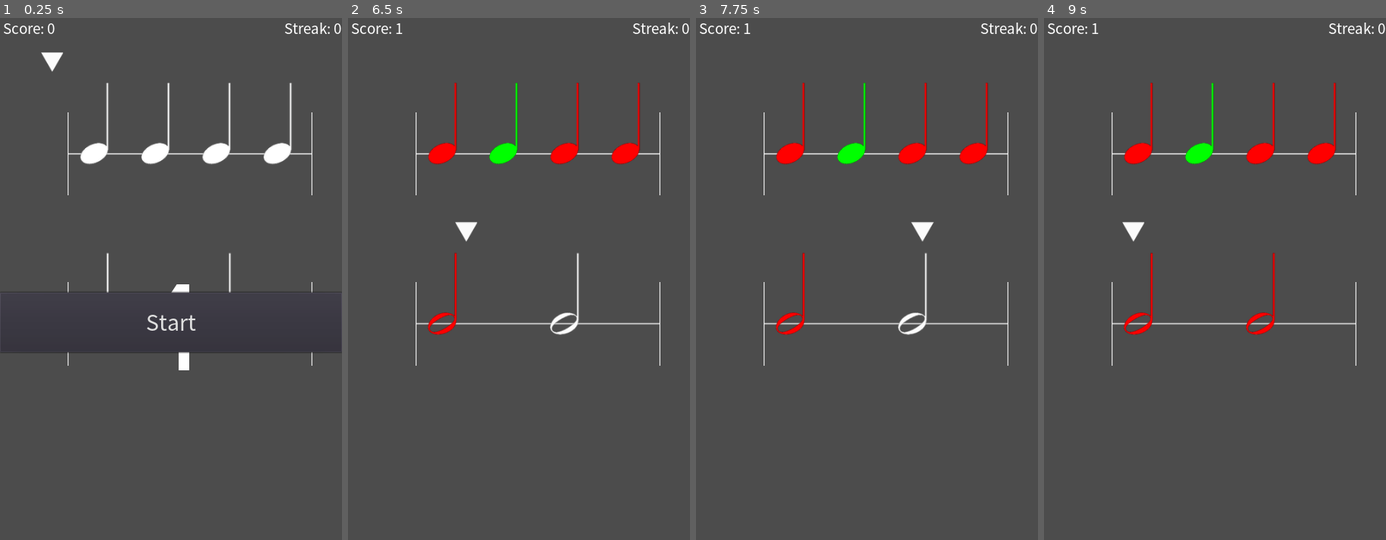
Above: before the commit, frames 1-4 (left to right).
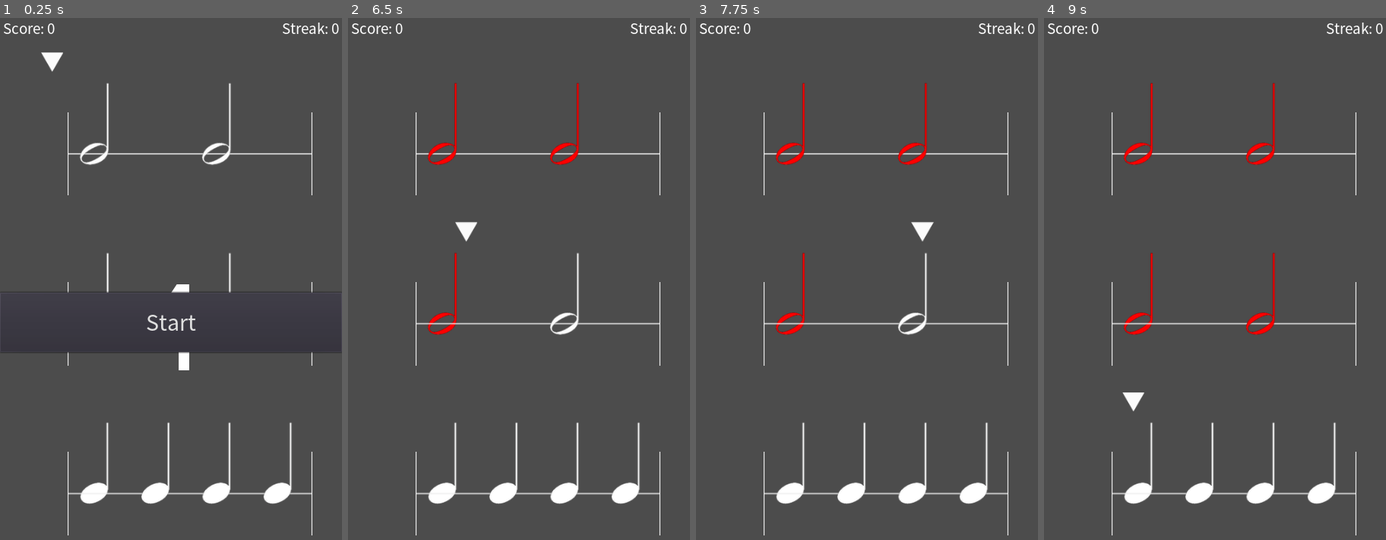
Above: after the commit, the same moments.

Repository: HaMM4R/RhythmTrainGodot
Game: Godot game, scene res://scenes/PlayScene/PlayScene.tscn
The game is run twice, just before and just after one commit, with the same random seed, the same clock (stepped at 60 frames per second) and the same inputs.
Inputs (mouse positions are in pixels of both pictures, inside the frame that each line leads up to):
- Up to frame 1 (0.25 s): no input
- Up to frame 2 (6.5 s): click "Start" at 0.5 s; tap Enter at 1.25, 5 s; move the mouse to (594, 289) at 1.27 s; press the mouse at (594, 289) at 1.28 s; move the mouse to (450, 352) at 2.02 s; release the mouse at (450, 352) at 2.03 s; click (450, 352) at 2.1 s; move the mouse to (553, 190) at 2.77 s; press the mouse at (553, 190) at 2.78 s; move the mouse to (501, 446) at 3.52 s; release the mouse at (501, 446) at 3.53 s; click (501, 446) at 3.6 s; tap Space at 4.25, 5.75 s; move the mouse to (621, 414) at 4.27 s; press the mouse at (621, 414) at 4.28 s; move the mouse to (416, 232) at 5.02 s; release the mouse at (416, 232) at 5.03 s; click (416, 232) at 5.1 s; move the mouse to (536, 320) at 5.77 s; press the mouse at (536, 320) at 5.78 s
- Up to frame 3 (7.75 s): move the mouse to (815, 169) at 6.52 s; release the mouse at (815, 169) at 6.53 s; click (815, 169) at 6.6 s; move the mouse to (942, 289) at 7.27 s; press the mouse at (942, 289) at 7.28 s
- Up to frame 4 (9 s): move the mouse to (1146, 352) at 8.02 s; release the mouse at (1146, 352) at 8.03 s; click (1146, 352) at 8.1 s; move the mouse to (1249, 190) at 8.77 s; press the mouse at (1249, 190) at 8.78 s

The runs differ from the first frame. In frame 1, 3.0% of the frame differs, in the area x 19-100%, y 0-100%; in frame 2, 3.1%; in frame 3, 3.1%; in frame 4, 3.3%, in the area x 14-100%, y 0-100%.

Commit message:
Added random bars + 3rd bar
- Added random bar selection, as the program gets 3 random bars upon startup
- Fixed note placement for 3 bars
- Added a third bar

Diff:
--- a/assets/json/randomBeats.json
+++ b/assets/json/randomBeats.json
@@ -22,7 +22,7 @@
       ]
     },
 	{
-      "name": "4 Quarter",
+      "name": "2 Half",
       "notes": [
         {
           "time": 0.5,
@@ -34,5 +34,22 @@
         }
       ]
     },
+	{
+      "name": "2 Quarter 1 Half",
+      "notes": [
+        {
+          "time": 0.25,
+          "name": "E4"
+        },
+        {
+          "time": 0.25,
+          "name": "E4"
+        },
+        {
+          "time": 0.5,
+          "name": "E4"
+        }
+      ]
+    },
   ]
 }
--- a/scenes/PlayScene/GUI.tscn
+++ b/scenes/PlayScene/GUI.tscn
@@ -57,8 +57,8 @@
 [node name="StreakLabel" type="Label" parent="."]
 anchor_left = 1.0
 anchor_right = 1.0
-margin_left = -89.0
-margin_right = -1.0
+margin_left = -104.0
+margin_right = -4.0
 margin_bottom = 31.0
 custom_fonts/font = ExtResource( 4 )
 text = "Streak: 0"
--- a/scenes/PlayScene/PlayScene.gd
+++ b/scenes/PlayScene/PlayScene.gd
@@ -43,7 +43,7 @@
 	place_notes(music_json)
 
 # Function to place 2 bars with notes on the scene
-func place_notes(notes):
+func place_notes(bars):
 	# Initial positions for bars/notes
 	# TODO make placement nicer + make some more variables for it
 	var posx = 100
@@ -62,8 +62,18 @@
 	# Counter for counting the current notes
 	var totalTime = 0
 
+	var selectedBars = []
+
+	# Select a random bar 3 times
+	for n in range(3):
+		print(bars["RandomBars"].size())
+		randomize()
+		var selectedBar = randi()%bars["RandomBars"].size()
+		selectedBars.append(bars["RandomBars"][selectedBar])
+
+
 	# For each note in each Random Bar
-	for bar in notes["RandomBars"]:
+	for bar in selectedBars:
 		for note in bar["notes"]:
 
 
@@ -83,17 +93,20 @@
 					note_type = "whole"
 
 
-			totalTime += time
+
 
 			# Increment note counter
 			#currentNote+=1
 
 
-
+			var note_node = Note.instance()
+			add_child(note_node)
+			note_node.init(note_type)
 
 			# TODO:
 			# MAYBE PUT THIS IN A FUNCTION?
-			if totalTime > 1:
+			print("Time: ", totalTime)
+			if totalTime >= 1:
 				# Increment bar position on y + reset x position
 				posy+= 250
 				posx = 100
@@ -107,10 +120,8 @@
 
 			# Create note instance
 			# TODO: ADD NOTES TO NOTE ARRAY/DICT SO NOTES ARE TRACKABLE
-			var note_node = Note.instance()
-			add_child(note_node)
-			note_node.init(note_type)
-
+
+			totalTime += time
 
 			var placementX = posx + 40
 			print((360*time)/2)
@@ -131,8 +142,8 @@
 	distToTravel = (360/lengthOfBar)/60
 
 	#Pointer = Pointer.instance()
-
-	add_child($Pointer)
+	#add_child($Pointer)
+
 	$Pointer.position = Vector2(140, 80)
 	playing = true
 	$MusicPlayer.play()
@@ -143,7 +154,7 @@
 # TODO make the pointer reset to the start
 
 
-
+var barCount = 1
 
 func _physics_process(_delta):
 	if playing:
@@ -154,7 +165,12 @@
 		# If reached the end of a bar, move to next bar
 		# TODO: MAKE THIS RELATIVE TO BAR POSITION + LENGTH
 		if curPos.x > (100 + 360):
-			$Pointer.position = Vector2(100, 330)
+			if barCount == 3:
+				$Pointer.position = Vector2(100, 80)
+				barCount = 1
+			else:
+				$Pointer.position = Vector2(100, (curPos.y+250))
+				barCount += 1
 
 # Signal signal to start song
 # TODO switch this to when scene is entered
